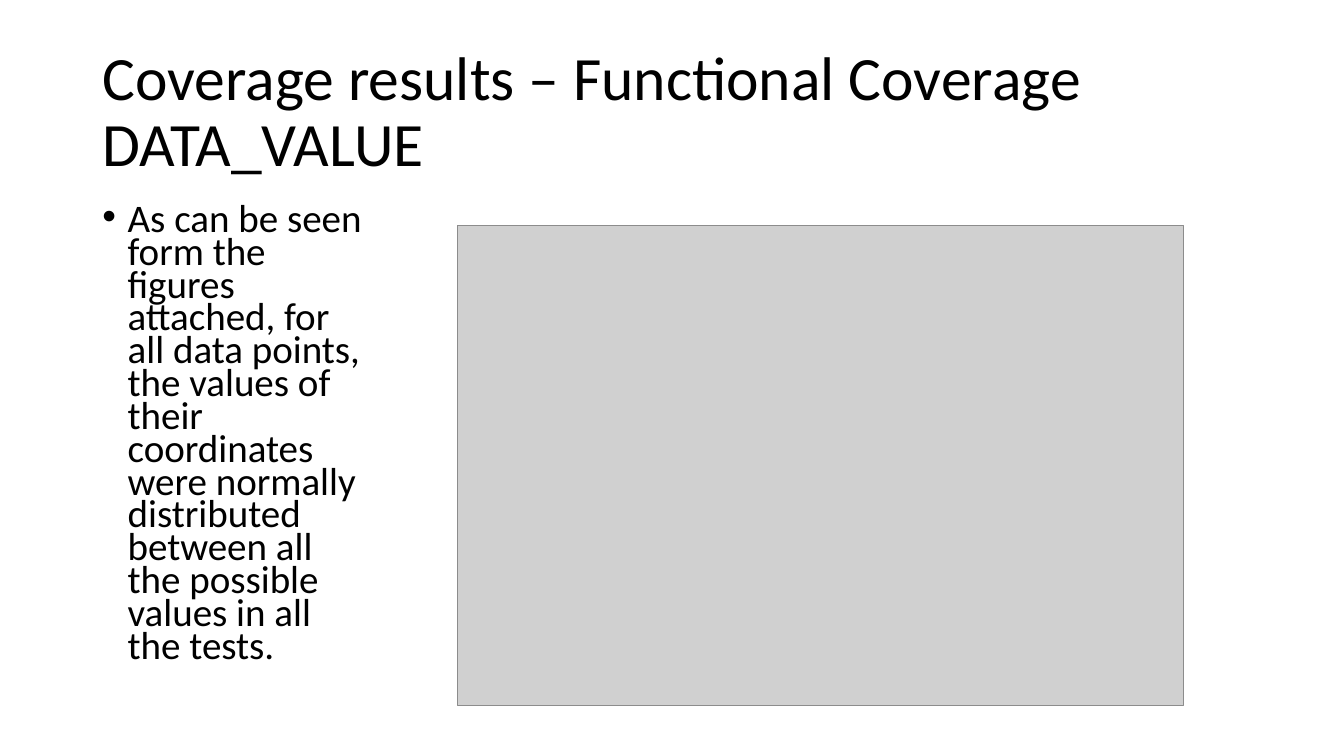
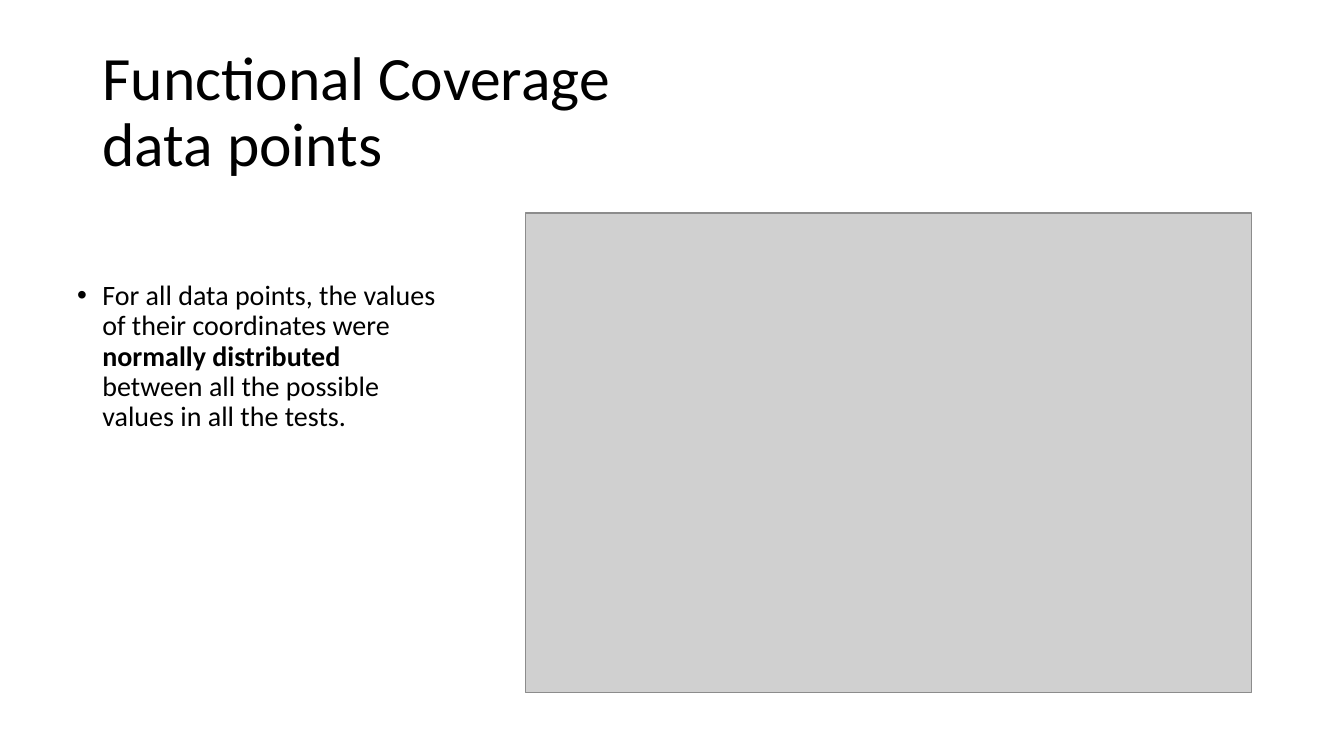
Before and after one commit to liotahuf/UVM_project, a slide deck: slide 40 of Final presentation 3.pptx. Drawn at 1344x756 pixels with LibreOffice and Linux fonts; fonts in the diff are those of the drawing; grey boxes stand for pictures. Boxes give left, top, right and bottom in pixels: in the first picture for what was removed or moved away, otherwise in the second. Text is boxed around its words. In the diff, an @@ line names an element or a change of style, - is before the commit and + after.

```diff
--- a/Final presentation 3.pptx
+++ b/Final presentation 3.pptx
@@ title at (102,57,610,176): text changed @@
-Coverage results – Functional Coverage DATA_VALUE
+Functional Coverage
+data points
@@ picture: place and size @@
-picture at (458,226,1185,706)
+picture at (525,213,1252,693)
@@ text at (102,285,436,427): text changed; size 27.9 to 20 pt @@
-• As can be seen form the figures attached, for all data points, the values of their coordinates were normally distributed between all the possible values in all the tests.
+• For all data points, the values of their coordinates were normally distributed between all the possible values in all the tests.
```
Also in this commit, not shown: 21 other slides changed.
